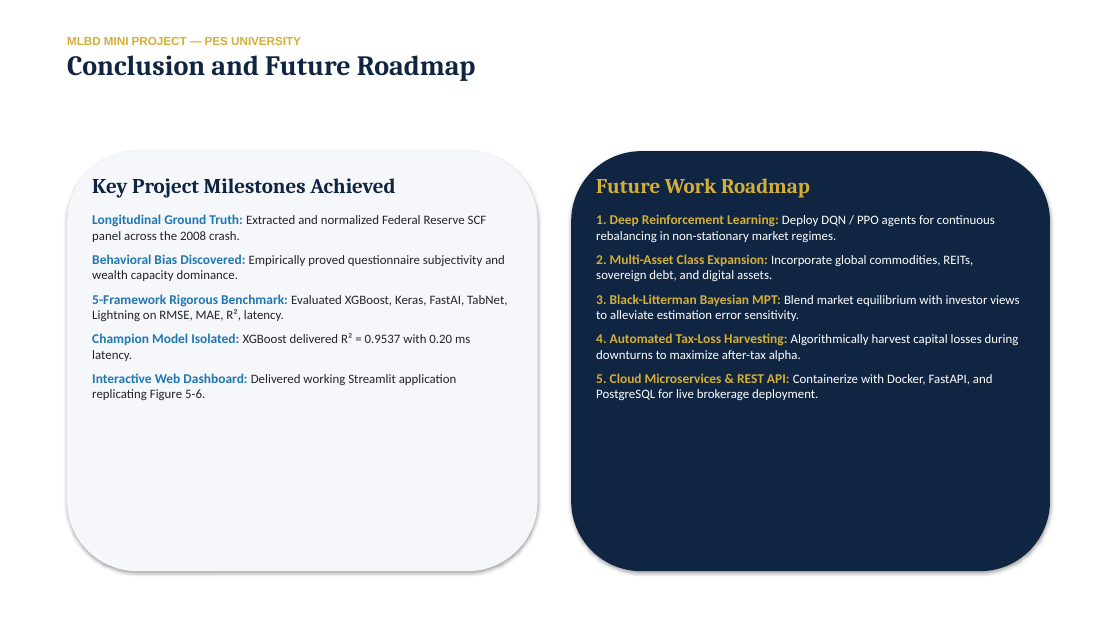
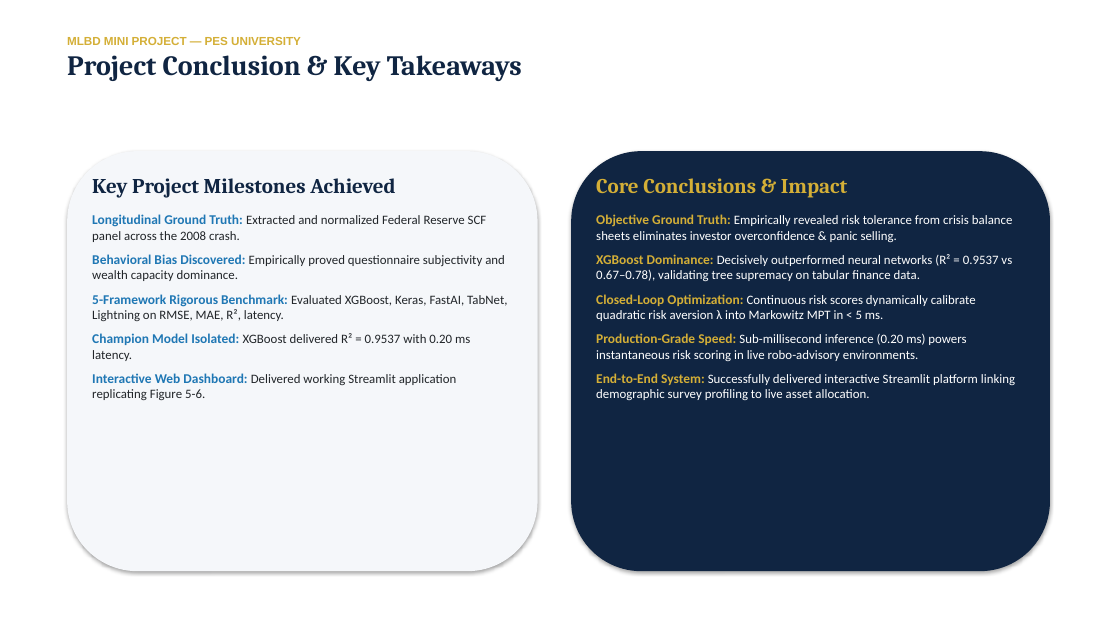
Before and after one commit to anantha-bit/Investor-Risk-Tolerance-RoboAdvisor, a slide deck: slide 10 of reports/Investor_Risk_Tolerance_RoboAdvisor_Presentation.pptx. Drawn at 1120x630 pixels with LibreOffice and Linux fonts; fonts in the diff are those of the drawing. Boxes give left, top, right and bottom in pixels: in the first picture for what was removed or moved away, otherwise in the second. Text is boxed around its words. In the diff, an @@ line names an element or a change of style, - is before the commit and + after.

Commit message:
Remove future work roadmap from presentation slide deck and update conclusion

```diff
--- a/reports/Investor_Risk_Tolerance_RoboAdvisor_Presentation.pptx
+++ b/reports/Investor_Risk_Tolerance_RoboAdvisor_Presentation.pptx
@@ text at bbox=[67, 55, 522, 81]: text changed @@
-Conclusion and Future Roadmap
+Project Conclusion & Key Takeaways
@@ text at bbox=[596, 178, 1015, 400]: text changed @@
-Future Work Roadmap
-1. Deep Reinforcement Learning: Deploy DQN / PPO agents for continuous rebalancing in non-stationary market regimes.
-2. Multi-Asset Class Expansion: Incorporate global commodities, REITs, sovereign debt, and digital assets.
-3. Black-Litterman Bayesian MPT: Blend market equilibrium with investor views to alleviate estimation error sensitivity.
-4. Automated Tax-Loss Harvesting: Algorithmically harvest capital losses during downturns to maximize after-tax alpha.
-5. Cloud Microservices & REST API: Containerize with Docker, FastAPI, and PostgreSQL for live brokerage deployment.
+Core Conclusions & Impact
+Objective Ground Truth: Empirically revealed risk tolerance from crisis balance sheets eliminates investor overconfidence & panic selling.
+XGBoost Dominance: Decisively outperformed neural networks (R² = 0.9537 vs 0.67–0.78), validating tree supremacy on tabular finance data.
+Closed-Loop Optimization: Continuous risk scores dynamically calibrate quadratic risk aversion λ into Markowitz MPT in < 5 ms.
+Production-Grade Speed: Sub-millisecond inference (0.20 ms) powers instantaneous risk scoring in live robo-advisory environments.
+End-to-End System: Successfully delivered interactive Streamlit platform linking demographic survey profiling to live asset allocation.
```
Also in this commit, not shown: 1 other file.
